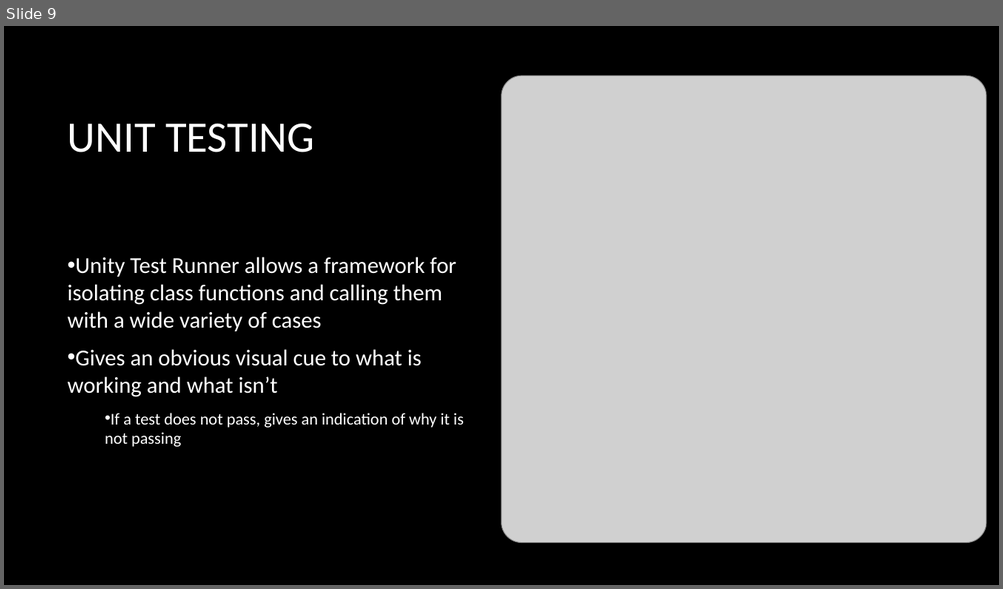
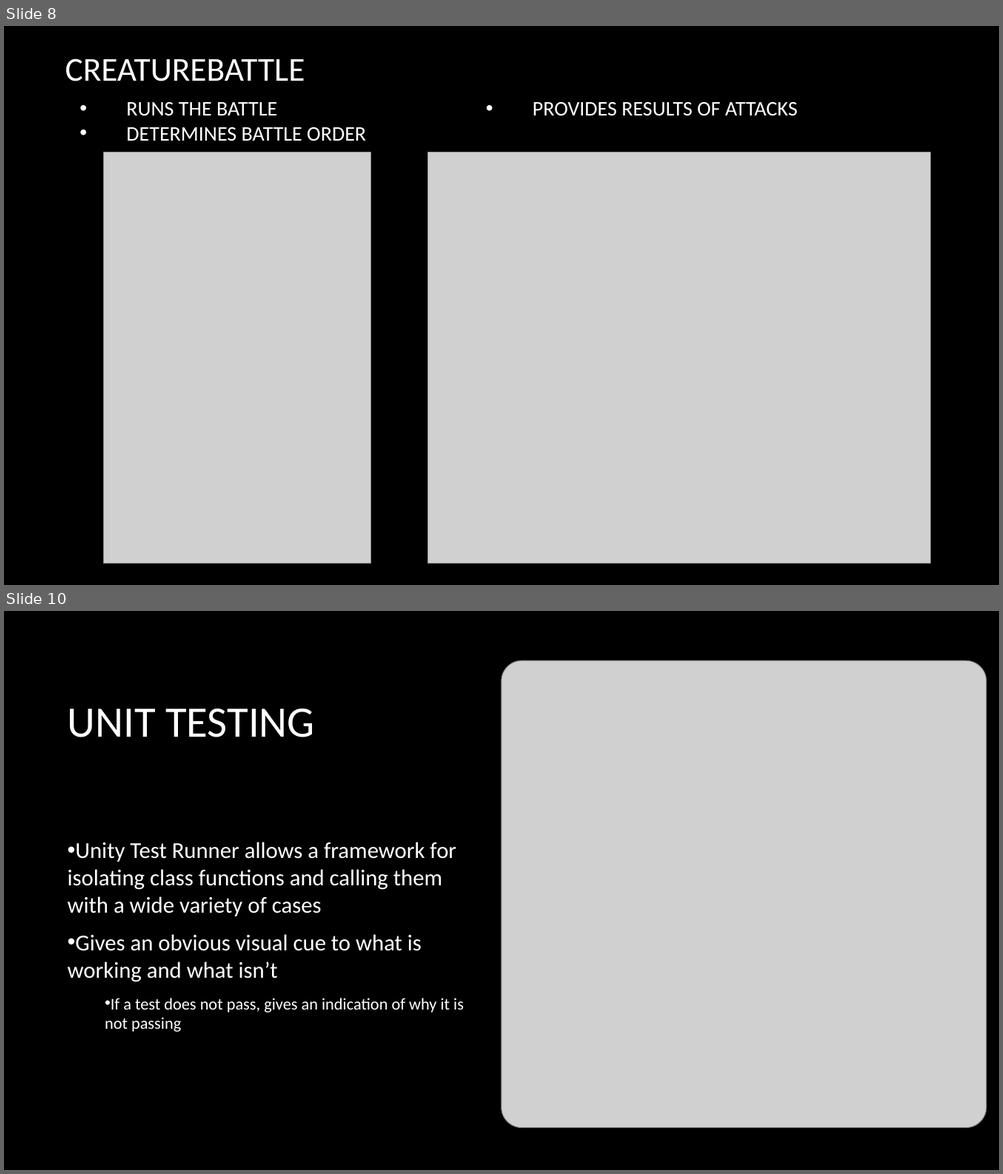
Before and after one commit to Folrig/GAM-53_SystemsFinal, a slide deck: PokemawnFinalPresentation.pptx. Shown one above the other, each under a label of ours: slide 9 before the commit, slides 8 and 10 after it; the slides between them are not shown. The pictures are 1003x589 and 1003x1174 pixels, drawn with LibreOffice and Linux fonts; fonts in the diff are those of the drawing; grey boxes stand for pictures; background and template pictures are left out. Boxes give left, top, right and bottom in pixels: in the first picture for what was removed or moved away, otherwise in the second. Text is boxed around its words. In the diff, an @@ line names an element or a change of style, - is before the commit and + after.

```diff
--- a/PokemawnFinalPresentation.pptx
+++ b/PokemawnFinalPresentation.pptx
@@ slide 8 added at (x1=4, y1=26, x2=999, y2=585), background picture (left out) @@
@@ title added at (x1=65, y1=59, x2=305, y2=82), 32.4 pt, text #FFFFFF @@
+CREATUREBATTLE
@@ text added at (x1=126, y1=101, x2=797, y2=141), 20 pt, text #FFFFFF @@
+• RUNS THE BATTLE
+• DETERMINES BATTLE ORDER
+• PROVIDES RESULTS OF ATTACKS
@@ picture added at (x1=104, y1=152, x2=371, y2=563) @@
@@ picture added at (x1=428, y1=152, x2=930, y2=563) @@
@@ what was slide 9 is now slide 10 @@
```
Also in this commit, not shown: 1 slide changed, 2 other slides added, 2 slides removed, 4 other files.
